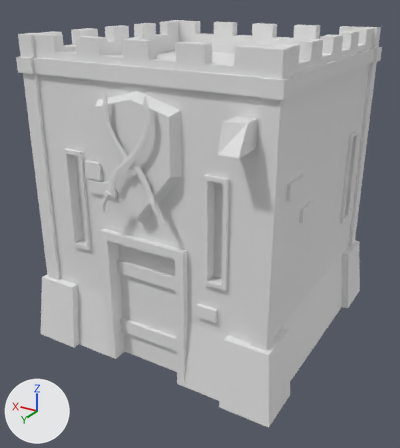
Renders of the Blender file Models/Unity Tower L1.blend from each side of a commit.
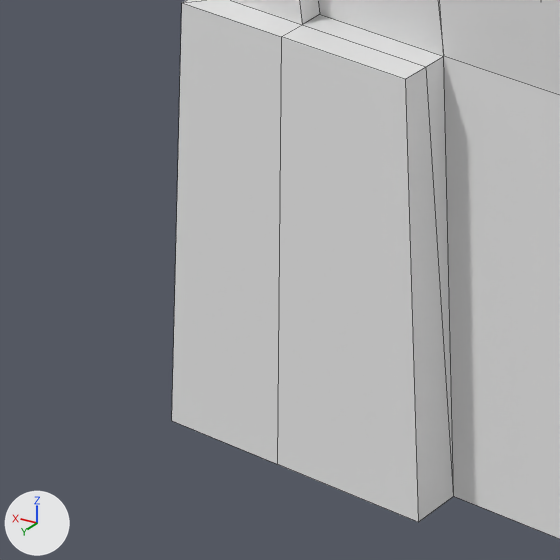
The first picture shows the older version from a 50 mm camera at (-3.39, 5.94, 4.29) aimed at (0.01, 0.27, 1.46). The close-ups show both versions on the part from 4% to 23% of the width and 62% to 79% of the height of that picture; other places that the commit changed are outside them. Arrows for +X, +Y and +Z are at lower left; the lights stay in place. The close-ups show mesh edges as thin lines.

Before the edit, the objects in view are built like this:
```python
me_cube_001 = bpy.data.meshes.new('Cube.001')
me_cube_001.from_pydata(...)  # 1038 vertices, 1018 faces; spans x -1.11..1.27, y -1.11..1.23, z 0.0..2.41
ob_cube = bpy.data.objects.new('Cube', me_cube_001)
ob_cube.location = (0.0, 0.0, 0.0)
ob_cube.scale = (1.5, 1.5, 1.58)
```
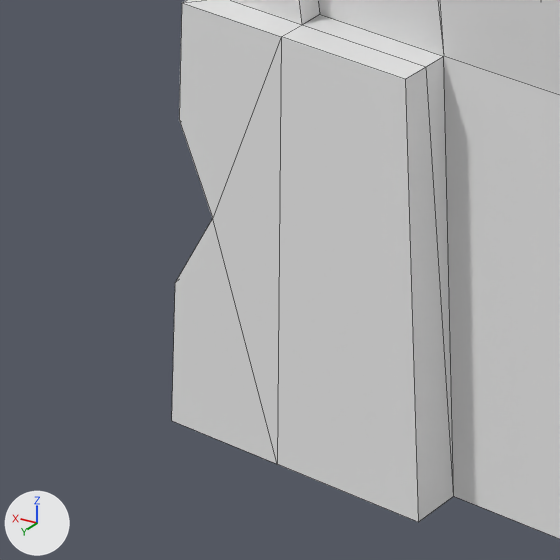
Changed parts and their boxes [x1, y1, x2, y2] in the close-ups (560 x 560 px):
part 1 of me_cube_001, added
    after: [172, 3, 281, 464]

Diff of the bpy script that builds the scene:
```diff
--- a/Models/Unity Tower L1.blend.py
+++ b/Models/Unity Tower L1.blend.py
@@ me_cube_001 @@
 # used by ob_cube; location = (0.0, 0.0, 0.0); scale = (1.5, 1.5, 1.58)
-me_cube_001.from_pydata(...)  # 1038 vertices, 1018 faces; spans x -1.11..1.27, y -1.11..1.23, z 0.0..2.41
+me_cube_001.from_pydata(...)  # 742 vertices, 759 faces; spans x -1.17..1.11, y -1.11..1.23, z 0.0..2.41
+# me_cube_001 part 1: 4 vertices added at x 1.03..1.1, y 0.95..1.1, z 0.18..0.39
```
